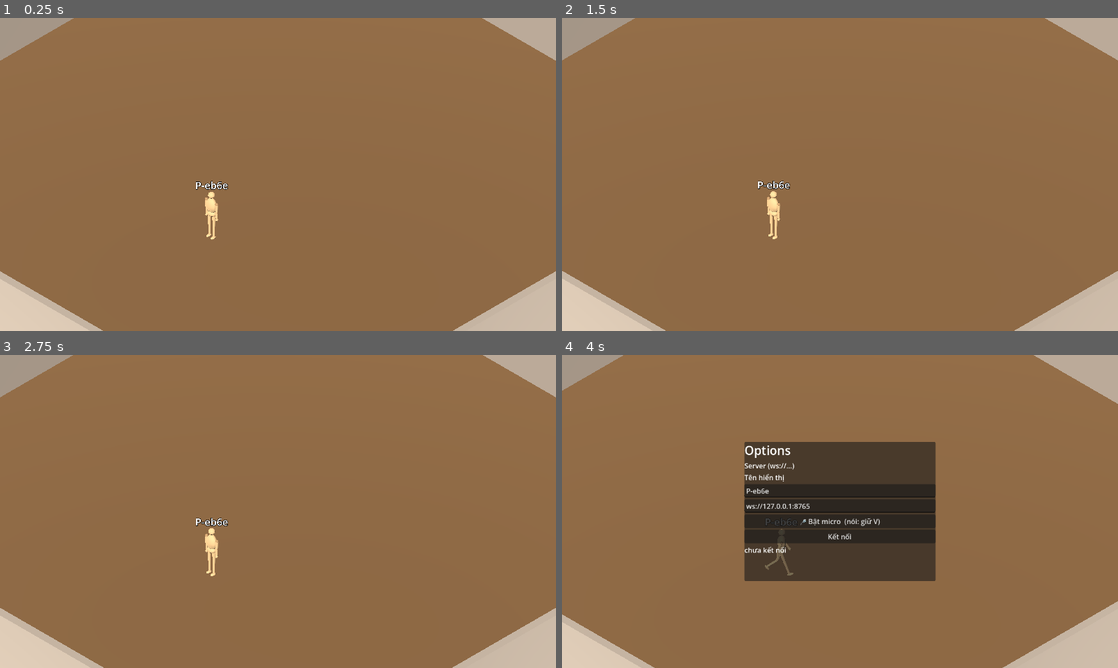
Above: before the commit, frames 1-4 (two rows, left to right).
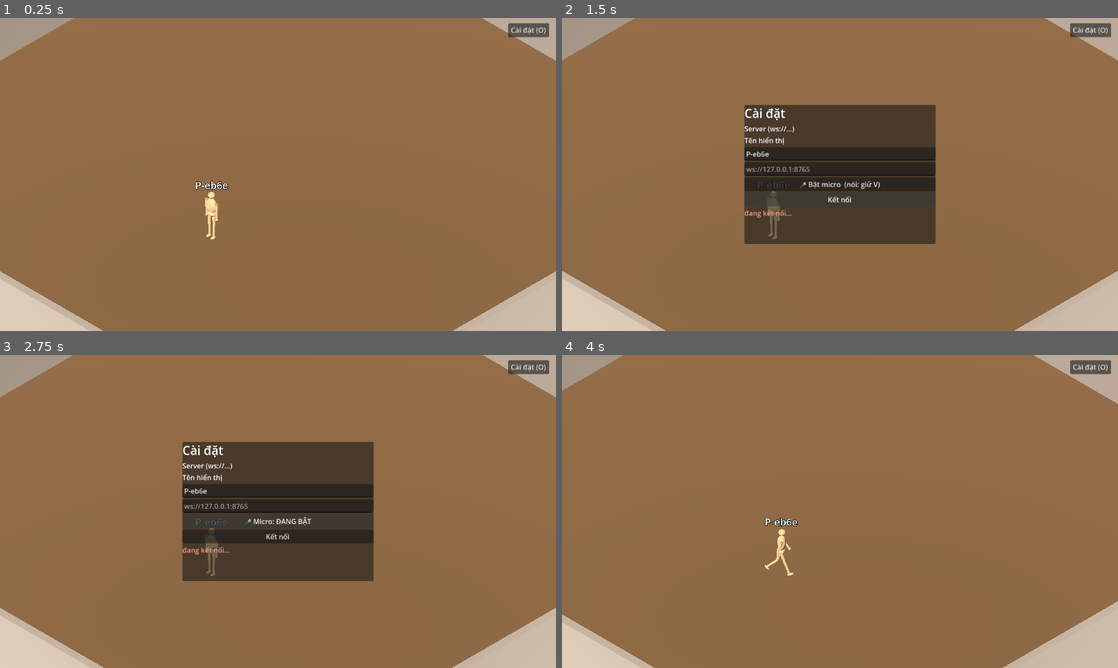
Above: after the commit, the same moments.

Repository: hieubqdsm/crime-in-clock-tower
Game: Godot game, scene res://scenes/main/Main.tscn
The game is run twice, just before and just after one commit, with the same random seed, the same clock (stepped at 60 frames per second) and the same inputs.
Inputs (mouse positions are in pixels of both pictures, inside the frame that each line leads up to):
- Up to frame 1 (0.25 s): no input
- Up to frame 2 (1.5 s): click (1090, 30) at 0.5 s, where only the run after the commit has a clickable "Cài đặt (O)"; click (840, 199) at 1.25 s, where only the run after the commit has a clickable "Kết nối"
- Up to frame 3 (2.75 s): click (278, 520) at 2 s, where only the run after the commit has a clickable "🎤 Bật micro (nói: giữ V)"
- Up to frame 4 (4 s): click (840, 520) at 2.75 s, where only the run after the commit has a clickable "🎤 Micro: ĐANG BẬT"; tap Enter at 3.5 s; hold D (move_right) from 3.53 s (still down); tap O at 3.6 s

The runs differ from the first frame. In frame 1, 0.3% of the frame differs, in the area x 91-99%, y 1-7%; in frame 2, 16%; in frame 3, 16%, in the area x 32-99%, y 1-73%; in frame 4, 16%.
Error after the commit: Invalid call. Nonexistent function 'get_frames' in base 'AudioEffectCapture'. (res://scenes/net/voice_capture.gd:71)

Commit message:
F-004 UI: gear button (top-right) + connect/disconnect toggle — 3 fixes: ⚙ glyph deadlocks web boot (plain text), hide() on CanvasLayer hid the gear, O-key stale layer-visible toggle

Diff:
--- a/scenes/main/OptionsUI.tscn
+++ b/scenes/main/OptionsUI.tscn
@@ -8,14 +8,15 @@
 [node name="OptionsUI" type="CanvasLayer"]
 script = ExtResource("1_script")
 
-[node name="Hint" type="Label" parent="."]
-anchors_preset = 0
-offset_left = 12.0
+[node name="GearBtn" type="Button" parent="."]
+anchors_preset = 1
+anchor_left = 1.0
+anchor_right = 1.0
+offset_left = -110.0
 offset_top = 12.0
-offset_right = 500.0
-offset_bottom = 40.0
-text = "Nhấn O — Options / tên / kết nối server"
-modulate = Color(1, 1, 1, 0.55)
+offset_right = -16.0
+offset_bottom = 44.0
+text = "Cài đặt (O)"
 
 [node name="Panel" type="PanelContainer" parent="."]
 anchors_preset = 8
@@ -38,7 +39,7 @@
 
 [node name="Title" type="Label" parent="Panel/VBox"]
 layout_mode = 2
-text = "Options"
+text = "Cài đặt"
 label_settings = SubResource("title_font")
 
 [node name="ServerLabel" type="Label" parent="Panel/VBox"]
@@ -70,4 +71,5 @@
 text = "chưa kết nối"
 
 [connection signal="pressed" from="Panel/VBox/ConnectBtn" to="." method="_on_connect_pressed"]
+[connection signal="pressed" from="GearBtn" to="." method="_on_gear_pressed"]
 [connection signal="pressed" from="Panel/VBox/MicBtn" to="." method="_on_mic_pressed"]
--- a/scenes/main/main.gd
+++ b/scenes/main/main.gd
@@ -25,6 +25,7 @@
 	_voice.captured.connect(_on_voice_captured)
 	_options.connect_requested.connect(_on_connect_requested)
 	_options.mic_toggle_requested.connect(_on_mic_toggle)
+	_options.disconnect_requested.connect(_on_disconnect)
 
 
 func _process(_delta: float) -> void:
@@ -37,10 +38,17 @@
 		# str(false) is "False" (capital) — not valid JS; lowercase it.
 		var btn := _options.get_node_or_null("Panel/VBox/ConnectBtn") as Control
 		var btn_rect := btn.get_global_rect() if btn != null else Rect2()
-		JavaScriptBridge.eval("window.netState={conn:%s,opts:%s,remotes:%d,btn:[%d,%d,%d,%d]}"
-			% [str(_net.connected).to_lower(), str(_options.visible).to_lower(),
+		var gear := _options.get_node_or_null("GearBtn") as Control
+		var gear_rect := gear.get_global_rect() if gear != null else Rect2()
+		JavaScriptBridge.eval("window.netState={conn:%s,opts:%s,remotes:%d,btn:[%d,%d,%d,%d],gear:[%d,%d,%d,%d]}"
+			% [str(_net.connected).to_lower(), _options.is_open(),
 				_remote_players.size(), btn_rect.position.x, btn_rect.position.y,
-				btn_rect.size.x, btn_rect.size.y])
+				btn_rect.size.x, btn_rect.size.y,
+				gear_rect.position.x, gear_rect.position.y, gear_rect.size.x, gear_rect.size.y])
+
+
+func _on_disconnect() -> void:
+	_net.disconnect_me()
 
 
 func _on_connect_requested(url: String, player_name: String) -> void:
@@ -51,6 +59,7 @@
 
 func _on_net_state(ok: bool, detail: String) -> void:
 	_options.set_status(detail, ok)
+	_options.set_connected(ok)
 	if not ok:
 		for id in _remote_players:
 			_remote_players[id].queue_free()
--- a/scenes/main/options_ui.gd
+++ b/scenes/main/options_ui.gd
@@ -1,36 +1,38 @@
 extends CanvasLayer
 
-## Options UI (F-003): press O to toggle. Holds the server URL field and
-## connect button. While typing in the URL field the local player ignores
-## movement keys (player.gd checks for a focused LineEdit).
+## Options UI: gear button (top-right, always visible) or the O key opens
+## the settings panel — name, server URL, mic, connect/DISCONNECT (the
+## connect button flips once connected).
 
 signal connect_requested(url: String, player_name: String)
+signal disconnect_requested
 signal mic_toggle_requested
 
 const DEFAULT_URL := "ws://127.0.0.1:8765"   # not localhost: webviews may
                                              # resolve ::1 while the room
                                              # server binds IPv4 only
 
+@onready var _gear: Button = $GearBtn
+@onready var _panel: PanelContainer = $Panel
 @onready var _url_edit: LineEdit = $Panel/VBox/UrlEdit
 @onready var _name_edit: LineEdit = $Panel/VBox/NameEdit
-@onready var _hint: Label = $Hint
 @onready var _mic_btn: Button = $Panel/VBox/MicBtn
+@onready var _connect_btn: Button = $Panel/VBox/ConnectBtn
 @onready var _status: Label = $Panel/VBox/Status
+
+var _connected := false
 
 
 func _ready() -> void:
-	hide()
-	_url_edit.text = DEFAULT_URL
-
-
-func set_known_name(name: String) -> void:
-	_name_edit.text = name
+	# NEVER hide the CanvasLayer itself — that would hide the gear button
+	# too (it is a direct child). Only the panel toggles.
+	_panel.hide()
 
 
 func _unhandled_input(event: InputEvent) -> void:
 	if event is InputEventKey and event.pressed and not event.echo:
 		if event.physical_keycode == KEY_O:
-			_open(not visible)
+			_open(not is_open())
 			get_viewport().set_input_as_handled()
 		elif event.physical_keycode == KEY_ESCAPE and visible:
 			_open(false)
@@ -38,14 +40,26 @@
 
 
 func _open(v: bool) -> void:
-	visible = v
-	_hint.visible = not v
+	_panel.visible = v
 	if not v:
 		get_viewport().gui_release_focus()
 
 
+func is_open() -> bool:
+	return _panel.visible
+
+
+func set_known_name(name: String) -> void:
+	_name_edit.text = name
+
+
+func set_connected(ok: bool) -> void:
+	_connected = ok
+	_connect_btn.text = "Ngắt kết nối" if ok else "Kết nối"
+
+
 func set_mic_status(ok: bool) -> void:
-	_mic_btn.text = "🎤 Micro: ĐANG BẬT" if ok else "🎤 Bật micro"
+	_mic_btn.text = "🎤 Micro: ĐANG BẬT" if ok else "🎤 Bật micro  (nói: giữ V)"
 	_mic_btn.disabled = false
 
 
@@ -55,6 +69,10 @@
 		Color(0.6, 1.0, 0.6) if ok else Color(1.0, 0.6, 0.5))
 
 
+func _on_gear_pressed() -> void:
+	_open(not is_open())
+
+
 func _on_mic_pressed() -> void:
 	_mic_btn.disabled = true
 	_mic_btn.text = "đang xin quyền micro…"
@@ -62,5 +80,8 @@
 
 
 func _on_connect_pressed() -> void:
-	connect_requested.emit(_url_edit.text.strip_edges(), _name_edit.text)
-	set_status("đang kết nối…", false)
+	if _connected:
+		disconnect_requested.emit()
+	else:
+		connect_requested.emit(_url_edit.text.strip_edges(), _name_edit.text)
+		set_status("đang kết nối…", false)
